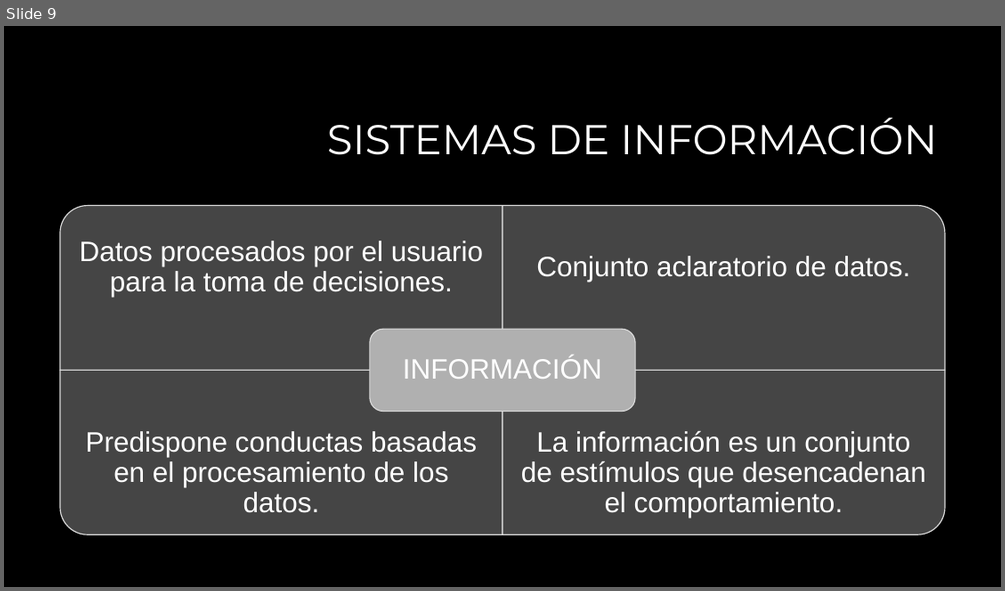
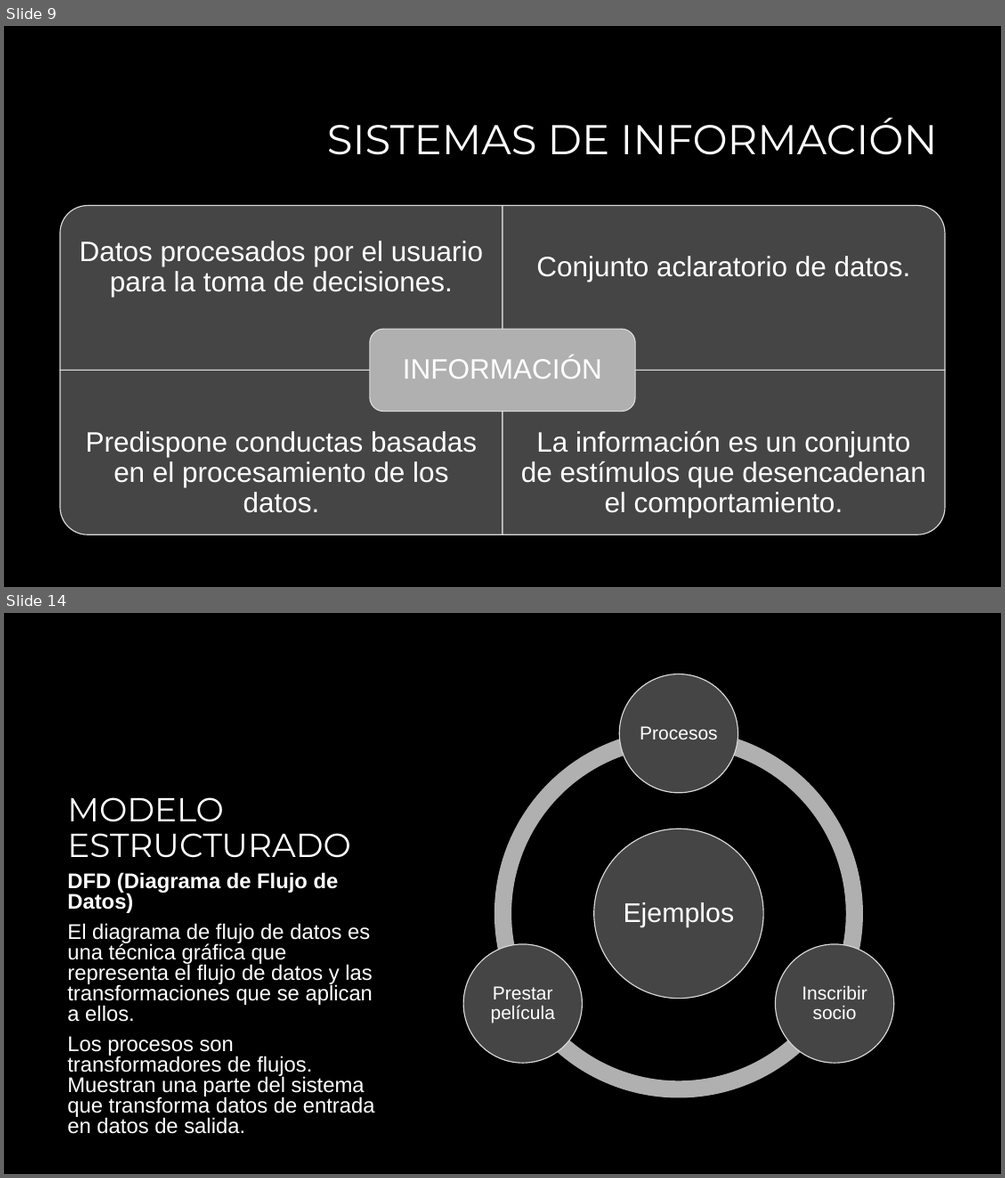
Before and after one commit to zherar7ordoya/AP3, a slide deck: Metodología de Desarrollo de Sistemas I/1er Parcial Metodologia I 2021 (Parte B).pptx. Shown one above the other, each under a label of ours: slide 9 before the commit, slides 9 and 14 after it; the slides between them are not shown. The pictures are 1005x591 and 1005x1178 pixels, drawn with LibreOffice and Linux fonts; fonts in the diff are those of the drawing; background and template pictures are left out. Boxes give left, top, right and bottom in pixels: in the first picture for what was removed or moved away, otherwise in the second. Text is boxed around its words. In the diff, an @@ line names an element or a change of style, - is before the commit and + after.

```diff
--- a/Metodología de Desarrollo de Sistemas I/1er Parcial Metodologia I 2021 (Parte B).pptx
+++ b/Metodología de Desarrollo de Sistemas I/1er Parcial Metodologia I 2021 (Parte B).pptx
@@ slide 14 added at (4,613,1001,1174), background #000000 @@
@@ title added at (67,797,351,858), 32 pt, text #FFFFFF @@
+MODELO ESTRUCTURADO
@@ text added at (67,872,375,1134), 20.4 pt, text #FFFFFF @@
+DFD (Diagrama de Flujo de Datos)
+El diagrama de flujo de datos es una técnica gráfica que representa el flujo de datos y las transformaciones que se aplican a ellos.
+Los procesos son transformadores de flujos. Muestran una parte del sistema que transforma datos de entrada en datos de salida.
@@ group added at (463,674,895,1097): 4 ellipses, 4 texts, 3 arch (boxed as its full ring)s @@
+Ejemplos
+Procesos
+Inscribir socio
+Prestar película
```
Also in this commit, not shown: 2 slides changed, 5 other slides added.
